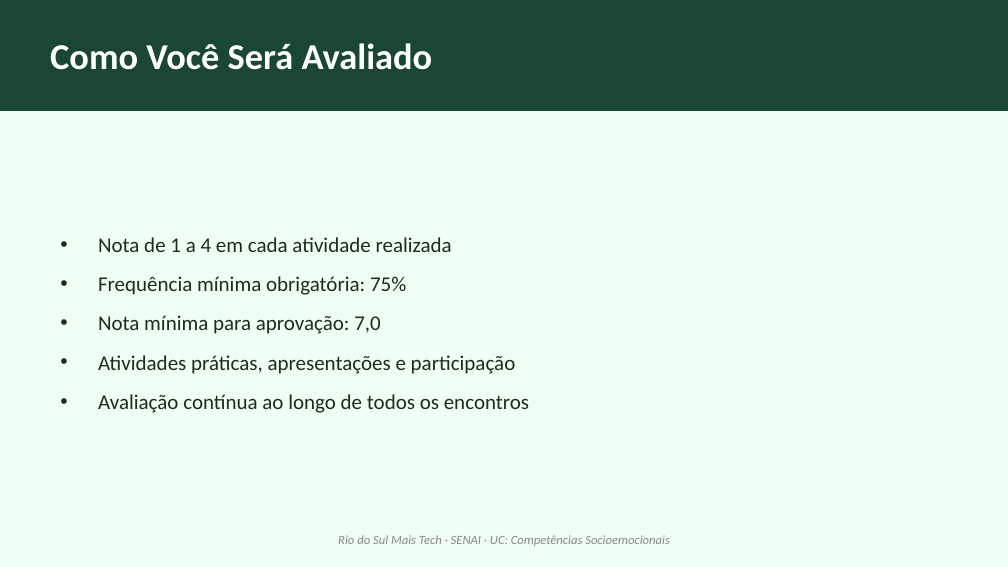
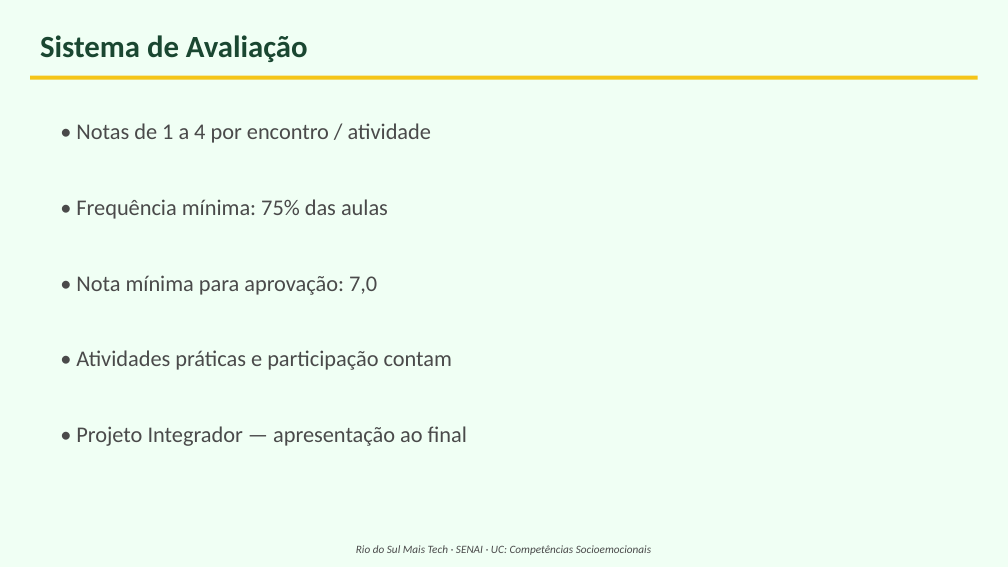
Before and after one commit to Gelvazio/professor-senai, a slide deck: slide 13 of sistema/FICHA-PRODUTO-MAIS-TECH/CompetenciasSocioemocionaisEmpreendedorismo/Slides_Competencias_Socioemocionais_Empreendedorismo.pptx. Drawn at 1008x567 pixels with LibreOffice and Linux fonts; fonts in the diff are those of the drawing. Boxes give left, top, right and bottom in pixels: in the first picture for what was removed or moved away, otherwise in the second. Text is boxed around its words. In the diff, an @@ line names an element or a change of style, - is before the commit and + after.

```diff
--- a/sistema/FICHA-PRODUTO-MAIS-TECH/CompetenciasSocioemocionaisEmpreendedorismo/Slides_Competencias_Socioemocionais_Empreendedorismo.pptx
+++ b/sistema/FICHA-PRODUTO-MAIS-TECH/CompetenciasSocioemocionaisEmpreendedorismo/Slides_Competencias_Socioemocionais_Empreendedorismo.pptx
@@ text added at <box>40,35,308,62</box>, 22 pt, text #1A4731, bold @@
+Sistema de Avaliação
@@ text removed at <box>50,43,433,70</box> @@
-Como Você Será Avaliado
@@ rectangle: place and size @@
-rectangle at <box>0,0,1008,111</box>
+rectangle at <box>30,76,978,80</box>
@@ rectangle at <box>30,76,978,80</box>: fill #1A4731 to #F5C518 @@
@@ text at <box>76,123,431,143</box>: text changed; size 15 to 16 pt; text colour #1A2E1A to #4A4A4A @@
-• Nota de 1 a 4 em cada atividade realizada
-• Frequência mínima obrigatória: 75%
-• Nota mínima para aprovação: 7,0
-• Atividades práticas, apresentações e participação
-• Avaliação contínua ao longo de todos os encontros
+• Notas de 1 a 4 por encontro / atividade
@@ text added at <box>76,199,388,219</box>, 16 pt, text #4A4A4A @@
+• Frequência mínima: 75% das aulas
@@ text added at <box>76,275,377,295</box>, 16 pt, text #4A4A4A @@
+• Nota mínima para aprovação: 7,0
@@ text added at <box>76,350,452,370</box>, 16 pt, text #4A4A4A @@
+• Atividades práticas e participação contam
@@ text added at <box>76,426,467,446</box>, 16 pt, text #4A4A4A @@
+• Projeto Integrador — apresentação ao final
@@ text "Rio do Sul Mais Tech ...": place and size @@
-text "Rio do Sul Mais Tech ..." at <box>338,535,670,546</box>
+text "Rio do Sul Mais Tech ..." at <box>356,545,651,555</box>
@@ text "Rio do Sul Mais Tech ..." at <box>356,545,651,555</box>: size 9 to 8 pt, text colour #888888 to #4A4A4A @@
```
Also in this commit, not shown: 13 other slides changed, 26 slides added, 16 slides removed.
